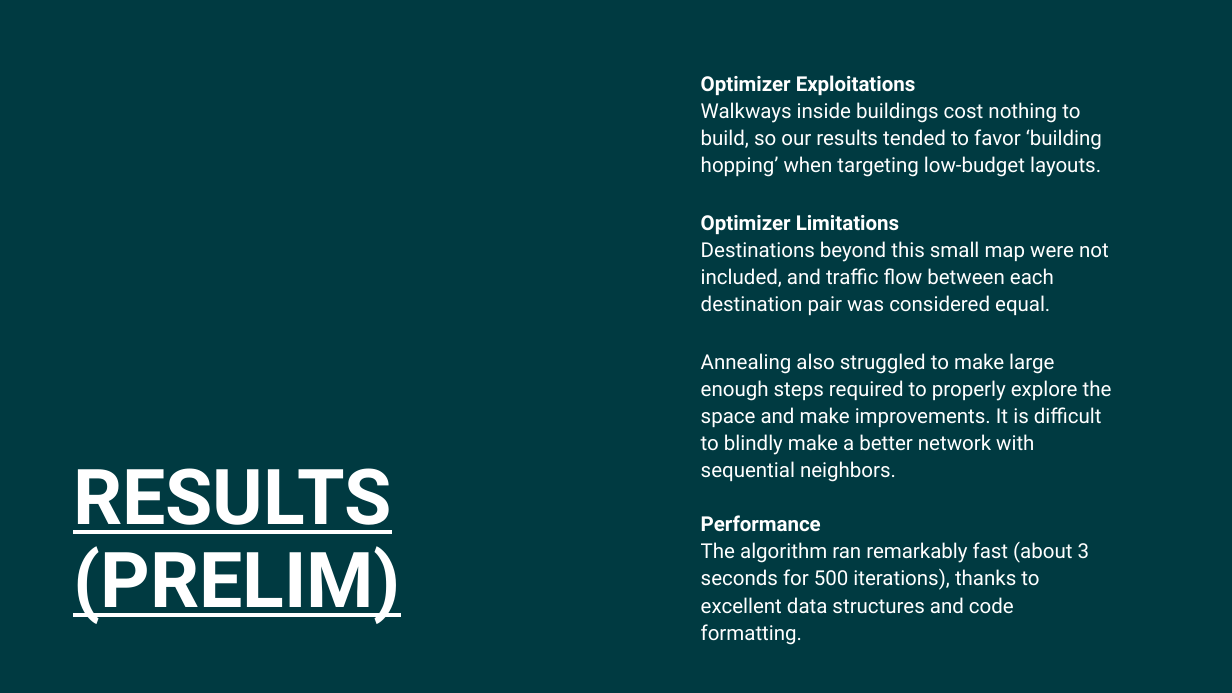
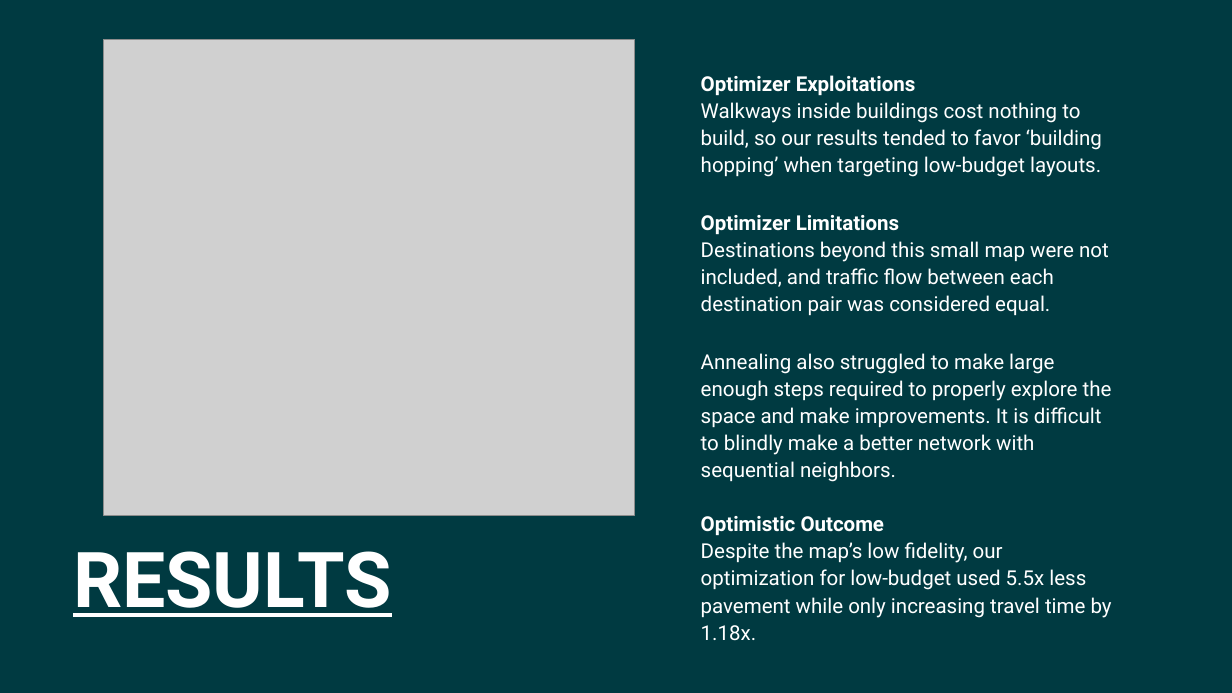
Before and after one commit to AleRicWil/OptProj2026, a slide deck: slide 10 of presentation.pptx. Drawn at 1232x693 pixels with LibreOffice and Linux fonts; fonts in the diff are those of the drawing; grey boxes stand for pictures. Boxes give left, top, right and bottom in pixels: in the first picture for what was removed or moved away, otherwise in the second. Text is boxed around its words. In the diff, an @@ line names an element or a change of style, - is before the commit and + after.

```diff
--- a/presentation.pptx
+++ b/presentation.pptx
@@ picture added at (104,40,635,516) @@
@@ text at (701,353,1112,641): text changed @@
-Annealing also struggled to make large enough steps required to properly explore the space and make improvements. It is difficult to blindly make a better network with sequential neighbors.
-Performance
-The algorithm ran remarkably fast (about 3 seconds for 500 iterations), thanks to excellent data structures and code formatting.
+Annealing also struggled to make large enough steps required to properly explore the space and make improvements. It is difficult to blindly make a better network with sequential neighbors.
+Optimistic Outcome
+Despite the map’s low fidelity, our optimization for low-budget used 5.5x less pavement while only increasing travel time by 1.18x.
@@ title at (73,551,392,617): text changed @@
-RESULTS (PRELIM)
+RESULTS
```
Also in this commit, not shown: 1 other slide changed.
